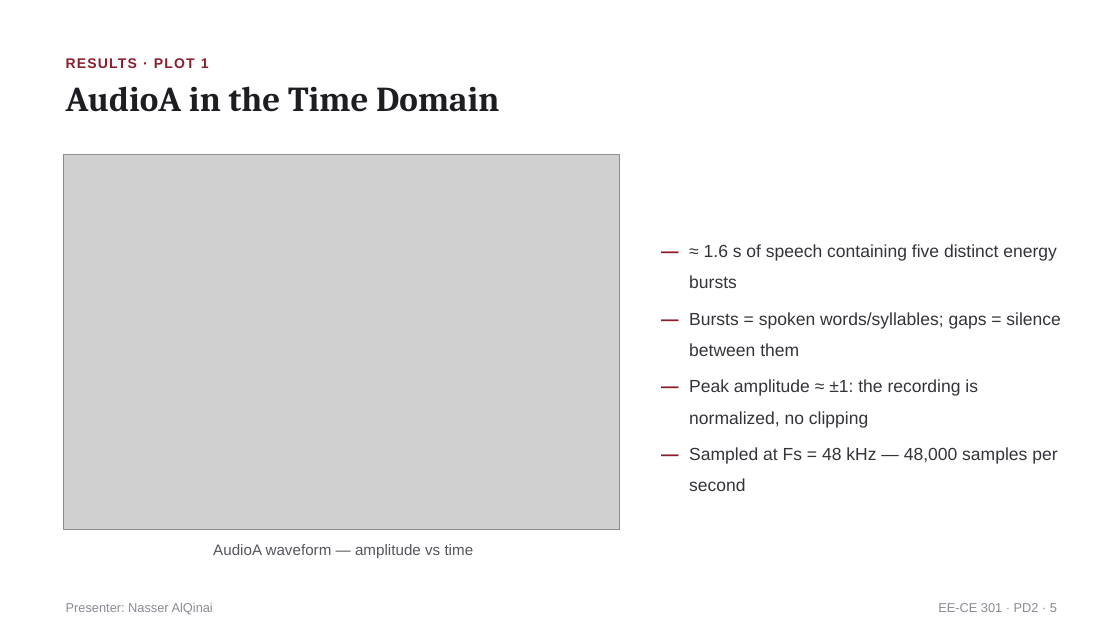
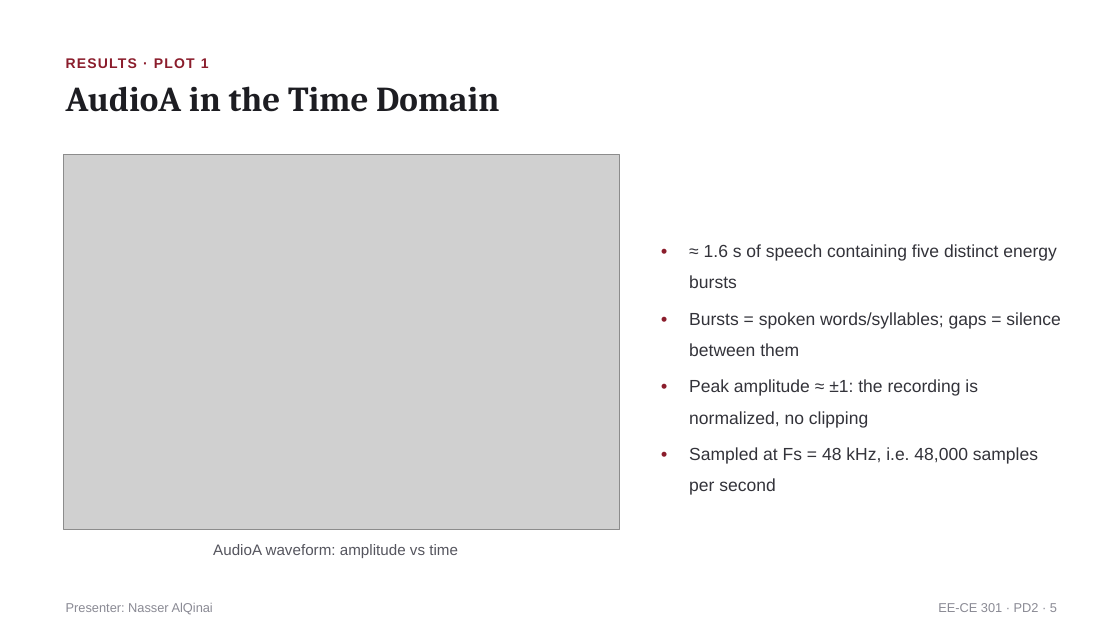
Before and after one commit to Nauseouswave/CODED, a slide deck: slide 5 of matlab/audio-analysis/PD2_SectionM1_Group1.pptx. Drawn at 1120x630 pixels with LibreOffice and Linux fonts; fonts in the diff are those of the drawing; grey boxes stand for pictures. Boxes give left, top, right and bottom in pixels: in the first picture for what was removed or moved away, otherwise in the second. Text is boxed around its words. In the diff, an @@ line names an element or a change of style, - is before the commit and + after.

```diff
--- a/matlab/audio-analysis/PD2_SectionM1_Group1.pptx
+++ b/matlab/audio-analysis/PD2_SectionM1_Group1.pptx
@@ text at [660,228,682,283]: text changed @@
-—
+•
@@ text at [660,296,682,351]: text changed @@
-—
+•
@@ text at [660,363,682,418]: text changed @@
-—
+•
@@ text at [660,431,682,486]: text changed @@
-—
+•
@@ text at [689,447,1038,495]: text changed @@
-Sampled at Fs = 48 kHz — 48,000 samples per second
+Sampled at Fs = 48 kHz, i.e. 48,000 samples per second
@@ text at [213,544,458,558]: text changed @@
-AudioA waveform — amplitude vs time
+AudioA waveform: amplitude vs time
```
Also in this commit, not shown: 10 other slides changed.
